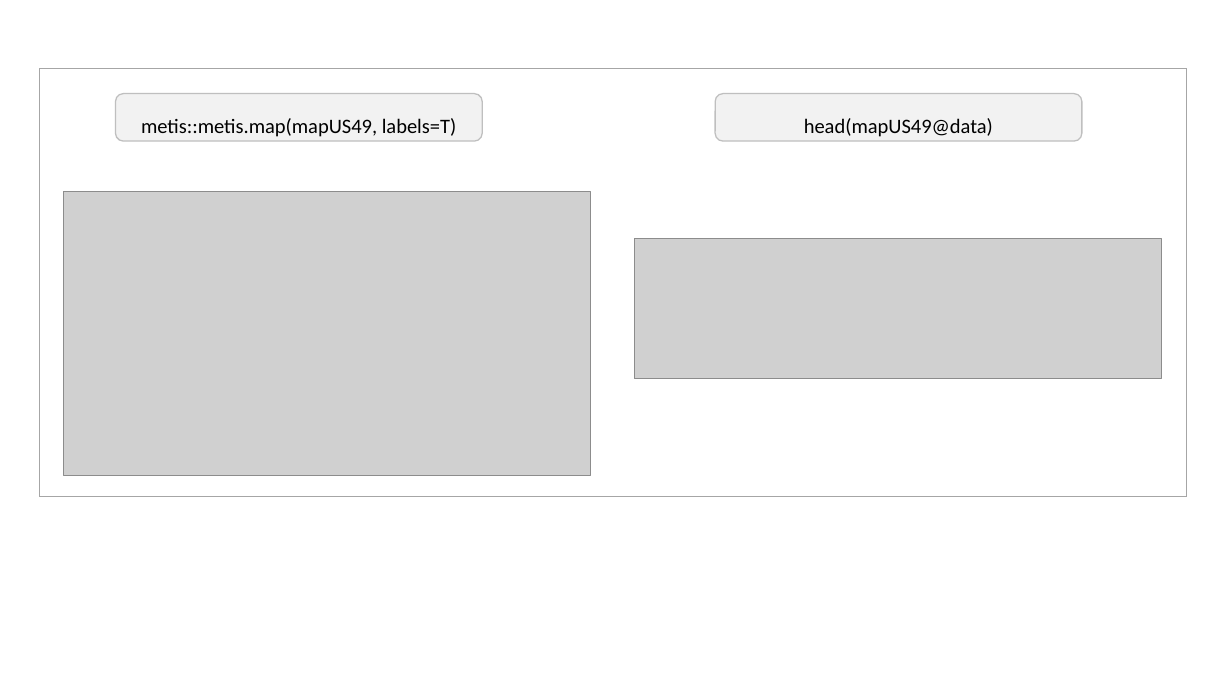
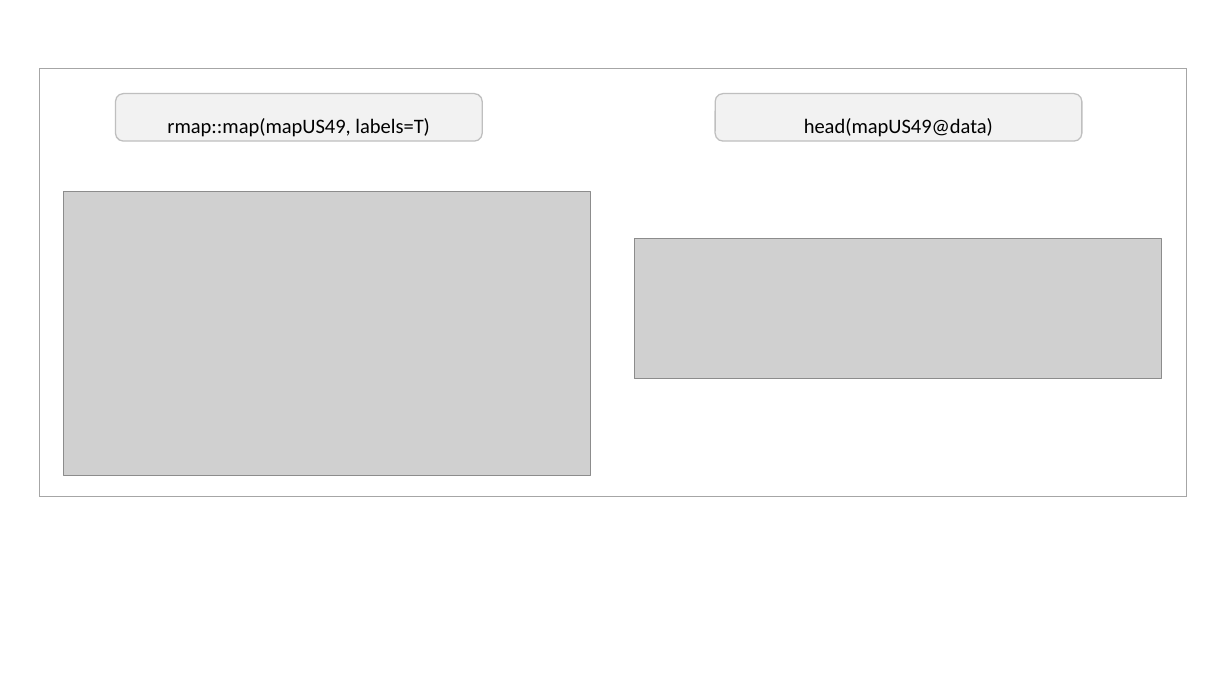
Before and after one commit to JGCRI/rmap, a slide deck: slide 10 of vignettes/vignetteFigs/00vignetteFigs.pptx. Drawn at 1232x693 pixels with LibreOffice and Linux fonts; fonts in the diff are those of the drawing; grey boxes stand for pictures. Boxes give left, top, right and bottom in pixels: in the first picture for what was removed or moved away, otherwise in the second. Text is boxed around its words. In the diff, an @@ line names an element or a change of style, - is before the commit and + after.

Commit message:
Updating rmap figures vignettes

```diff
--- a/vignettes/vignetteFigs/00vignetteFigs.pptx
+++ b/vignettes/vignetteFigs/00vignetteFigs.pptx
@@ text in rounded rectangle at (x1=167, y1=118, x2=430, y2=137): text changed @@
-metis::metis.map(mapUS49, labels=T)
+rmap::map(mapUS49, labels=T)
```
Also in this commit, not shown: 3 other slides changed, 6 other files.
